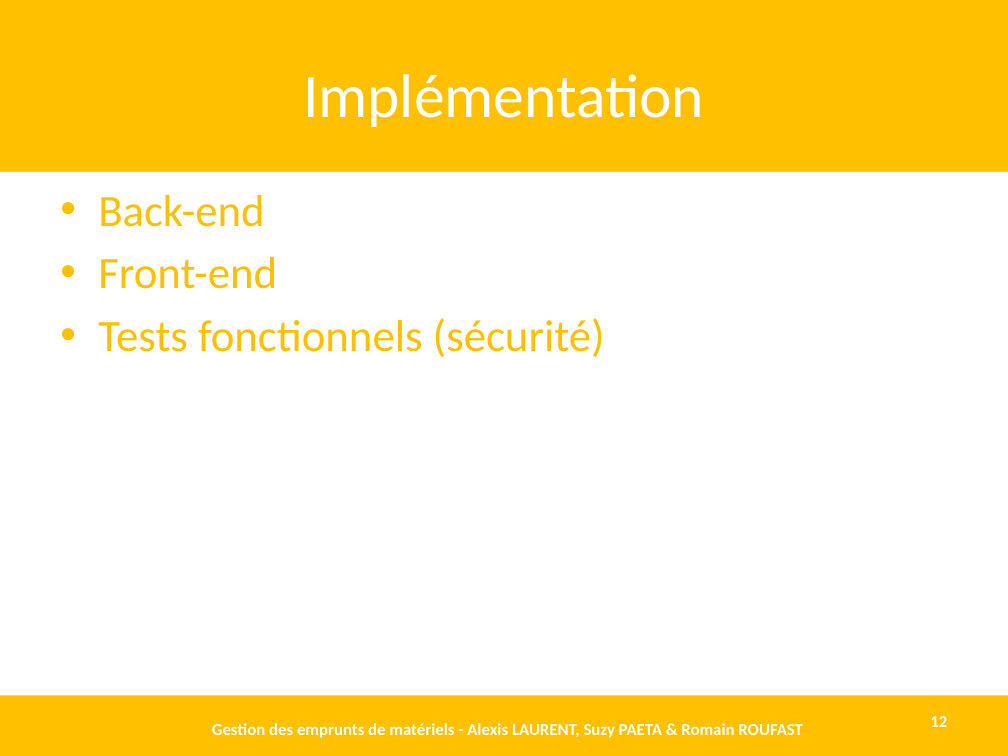
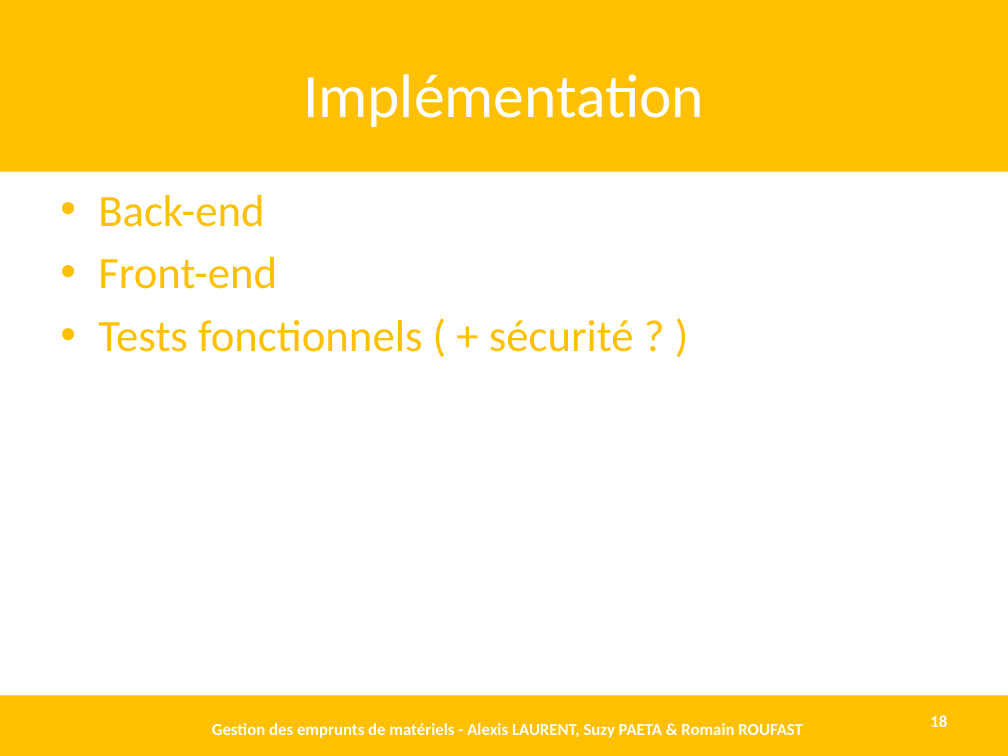
Before and after one commit to AlexisLaurent/Gestion_des_Emprunts, a slide deck: slide 18 of Livrables/D1.3 - DEF.pptx (slide 12 before the commit). Drawn at 1008x756 pixels with LibreOffice and Linux fonts; fonts in the diff are those of the drawing. Boxes give left, top, right and bottom in pixels: in the first picture for what was removed or moved away, otherwise in the second. Text is boxed around its words. In the diff, an @@ line names an element or a change of style, - is before the commit and + after.

```diff
--- a/Livrables/D1.3 - DEF.pptx
+++ b/Livrables/D1.3 - DEF.pptx
@@ text at box(98, 320, 634, 352): text changed @@
-• Tests fonctionnels (sécurité)
+• Tests fonctionnels ( + sécurité ? )
@@ page number at box(930, 715, 947, 727): text changed @@
-12
+18
```
Also in this commit, not shown: 5 other slides changed, 7 slides added, 3 other files.
